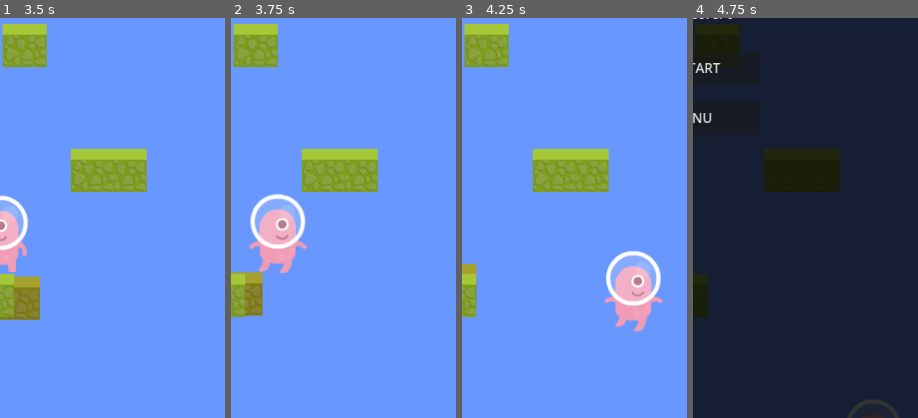
Above: before the commit, frames 1-4 (left to right).
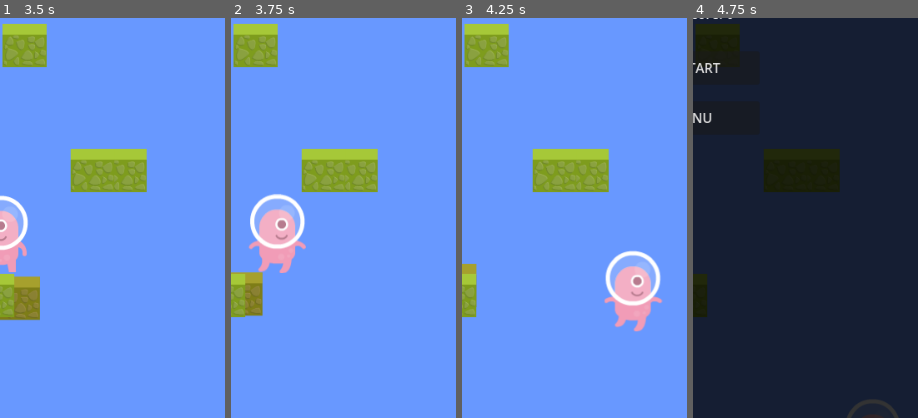
Above: after the commit, the same moments.

Repository: jeanleonhirwa/hopnsplat
Game: Godot game, scene res://scenes/Main.tscn
Two runs of this game, one before a commit and one after it. Both use one fixed random seed, a clock stepped at 60 frames per second and the inputs below.
Inputs (mouse positions are % of the whole screen's width and height, from its top left):
- Up to frame 1 (3.5 s): move the mouse to (72, 45) at 0.52 s; hold Right (ui_right) 0.53-1.25 s; click (72, 45) at 0.67 s; tap Space (jump_up) at 0.77 s; drag from (30, 55) to (45, 70) at 1.27 s; move the mouse to (60, 28) at 2.02 s; hold Left (ui_left) 2.03-2.75 s; drag from (45, 70) to (20, 35) at 2.77 s
- Up to frame 2 (3.75 s): move the mouse to (80, 65) at 3.52 s; hold Right (ui_right) from 3.53 s (still down)
- Up to frame 3 (4.25 s): keep holding Right (ui_right); tap Space (jump_up) at 3.77 s
- Up to frame 4 (4.75 s): release Right (ui_right) at 4.25 s; drag from (20, 35) to (35, 25) at 4.27 s
The pictures show only the part of the screen within x 50-100%, y 50-100%; the shares and areas given below are measured in that part.

Frame 1 is identical in both runs. In frame 2, 0.4% of the frame differs, in the area x 8-34%, y 45-64%; in frame 3, 0.4%; in frame 4, less than 0.1%.

Commit message:
Fifth commit: Added splat obstacle

Diff:
--- a/project.godot
+++ b/project.godot
@@ -19,6 +19,7 @@
 
 window/size/viewport_width=540
 window/size/viewport_height=960
+window/size/mode=1
 window/stretch/mode="viewport"
 window/stretch/aspect="expand"
 window/handheld/orientation=1
--- /dev/null
+++ b/scenes/splat_obstacle.tscn
@@ -0,0 +1,23 @@
+[gd_scene load_steps=4 format=3 uid="uid://bxm8lan7p2q6t"]
+
+[ext_resource type="Texture2D" uid="uid://ng83a6u76uri" path="res://assets/enemies/pngtree-corona-virus-covid-19-icon-vector-sign-and-symbol-png-image_4670855.png" id="2_e7kp4"]
+[ext_resource type="Script" uid="uid://btkoyggnxdjmi" path="res://scripts/splat_obstacle.gd" id="2_splat_script"]
+
+[sub_resource type="RectangleShape2D" id="RectangleShape2D_spike"]
+size = Vector2(40, 40)
+
+[node name="SplatObstacle" type="Area2D"]
+collision_layer = 4
+script = ExtResource("2_splat_script")
+
+[node name="Sprite2D" type="Sprite2D" parent="."]
+modulate = Color(1, 0.2, 0.2, 1)
+scale = Vector2(0.2, 0.2)
+texture = ExtResource("2_e7kp4")
+
+[node name="CollisionShape2D" type="CollisionShape2D" parent="."]
+shape = SubResource("RectangleShape2D_spike")
+
+[node name="AnimationPlayer" type="AnimationPlayer" parent="."]
+
+[node name="WarningEffect" type="Node2D" parent="."]
--- a/scripts/platform_spawner.gd
+++ b/scripts/platform_spawner.gd
@@ -2,7 +2,10 @@
 
 @export var platform_scene: PackedScene
 @export var moving_platform_scene: PackedScene = preload("res://scenes/moving_platform.tscn")
+@export var splat_obstacle_scene: PackedScene = preload("res://scenes/splat_obstacle.tscn")
 @export var moving_platform_chance: float = 0.3  # 30% chance to spawn moving platform
+@export var obstacle_score_threshold: int = 70  # Score when obstacles start appearing
+@export var max_obstacle_chance: float = 0.6  # Maximum obstacle chance at high scores
 @export var vertical_spacing: float = 150  # Increased spacing between platforms
 @export var horizontal_range: float = 200  # Increased horizontal variation
 @export var initial_platform_count: int = 8
@@ -11,6 +14,7 @@
 var last_platform_y = 800.0  # Start spawning above initial player position
 var camera: Node2D
 var platforms := []
+var obstacles := []  # Track splat obstacles
 
 func _ready():
 	if camera_path != null:
@@ -32,20 +36,31 @@
 		last_platform_y -= vertical_spacing  # Move up (negative Y)
 		spawn_platform(last_platform_y)
 
-	# Remove platforms way below camera (positive Y direction)
+	# Remove platforms and obstacles way below camera (positive Y direction)
 	var remove_distance = camera.global_position.y + 600  # Remove platforms below camera
 	var platforms_to_remove = []
+	var obstacles_to_remove = []
 
 	for platform in platforms:
 		if platform != null and is_instance_valid(platform):
 			if platform.global_position.y > remove_distance:
 				platforms_to_remove.append(platform)
 
-	# Remove old platforms
+	for obstacle in obstacles:
+		if obstacle != null and is_instance_valid(obstacle):
+			if obstacle.global_position.y > remove_distance:
+				obstacles_to_remove.append(obstacle)
+
+	# Remove old platforms and obstacles
 	for platform in platforms_to_remove:
 		platforms.erase(platform)
 		if platform.get_parent():
 			platform.queue_free()
+
+	for obstacle in obstacles_to_remove:
+		obstacles.erase(obstacle)
+		if obstacle.get_parent():
+			obstacle.queue_free()
 
 func spawn_platform(y):
 	if platform_scene == null:
@@ -95,3 +110,67 @@
 
 	add_child(platform)
 	platforms.append(platform)
+
+	# Randomly spawn splat obstacles based on progressive difficulty
+	var current_obstacle_chance = calculate_obstacle_chance()
+	print("DEBUG: Obstacle chance calculated: ", current_obstacle_chance)
+	if current_obstacle_chance > 0 and randf() < current_obstacle_chance:
+		print("DEBUG: Spawning splat obstacle!")
+		spawn_splat_obstacle(y)
+
+func spawn_splat_obstacle(y):
+	"""Spawn a splat obstacle at the given Y position"""
+	if splat_obstacle_scene == null:
+		push_error("Splat obstacle scene not assigned!")
+		return
+
+	var obstacle = splat_obstacle_scene.instantiate()
+	var screen_width = get_viewport_rect().size.x
+	var margin = 60
+
+	# Random horizontal position
+	var x = randf_range(margin, screen_width - margin)
+
+	# Random obstacle type
+	var obstacle_types = [0, 1, 2, 3]  # SPIKE, BOUNCER, ROTATOR, FALLING
+	var random_type = obstacle_types[randi() % obstacle_types.size()]
+
+	# Position the obstacle
+	obstacle.position = Vector2(x, y - 50)  # Slightly above platform
+
+	# Set the obstacle type
+	obstacle.set_splat_type(random_type)
+
+	add_child(obstacle)
+	obstacles.append(obstacle)
+
+func calculate_obstacle_chance() -> float:
+	"""Calculate obstacle spawn chance based on current score"""
+	# Get current score from main game
+	var main_game = get_node("/root/Main")
+	if not main_game:
+		return 0.0
+
+	var current_score = main_game.current_score
+	print("DEBUG: Current score for obstacle calculation: ", current_score)
+
+	# Progressive difficulty based on score ranges
+	if current_score < 70:
+		return 0.0  # 0% obstacles
+	elif current_score < 110:
+		return 0.09  # 9% obstacles
+	elif current_score < 180:
+		return 0.15  # 15% obstacles
+	elif current_score < 250:
+		return 0.24  # 24% obstacles
+	elif current_score < 320:
+		return 0.31  # 31% obstacles
+	elif current_score < 390:
+		return 0.40  # 40% obstacles
+	elif current_score < 500:
+		return 0.45  # 45% obstacles
+	else:
+		# 45-60% obstacles with gradual increase after 500
+		var score_above_500 = current_score - 500
+		var additional_chance = (score_above_500 / 1000.0) * 0.15  # +15% over 1000 points
+		return min(0.45 + additional_chance, max_obstacle_chance)
--- a/scripts/player.gd
+++ b/scripts/player.gd
@@ -9,6 +9,9 @@
 @onready var sprite: AnimatedSprite2D = $AnimatedSprite2D
 var touch_direction := 0
 var was_on_floor := false
+var platform_velocity := Vector2.ZERO
+var last_platform_position := Vector2.ZERO
+var current_platform: Node2D = null
 
 func _ready() -> void:
 	set_process_unhandled_input(true)
@@ -22,6 +25,9 @@
 		# Player just landed - emit signal with platform Y position
 		emit_signal("platform_landed", global_position.y)
 	was_on_floor = current_on_floor
+
+	# Handle platform physics
+	handle_platform_movement()
 
 	# Apply gravity
 	if not is_on_floor():
@@ -48,7 +54,13 @@
 		direction -= 3
 	if Input.is_action_pressed("ui_right"):
 		direction += 3
-	velocity.x = direction * move_speed
+	# Apply horizontal movement with platform consideration
+	if is_on_floor() and current_platform:
+		# Add player input to platform movement
+		velocity.x = (direction * move_speed) + platform_velocity.x
+	else:
+		# Normal air movement
+		velocity.x = direction * move_speed
 
 	# Get screen width (works on all phones)
 	var screen_size = get_viewport_rect().size
@@ -70,6 +82,39 @@
 
 
 
+func handle_platform_movement():
+	"""Handle realistic physics interaction with moving platforms"""
+	var new_platform_velocity = Vector2.ZERO
+	var found_platform = null
+
+	if is_on_floor():
+		# Check what we're standing on
+		for i in get_slide_collision_count():
+			var collision = get_slide_collision(i)
+			var collider = collision.get_collider()
+
+			# Check if this is a moving platform by looking for MovingPlatform script
+			if collider and collider.get_script() and "moving_platform" in str(collider.get_script().get_path()):
+				found_platform = collider
+
+				# Calculate platform velocity by tracking position changes
+				if current_platform == collider and last_platform_position != Vector2.ZERO:
+					new_platform_velocity = (collider.global_position - last_platform_position) / get_physics_process_delta_time()
+					# Smooth the velocity to avoid jitter
+					new_platform_velocity = platform_velocity.lerp(new_platform_velocity, 0.3)
+
+				last_platform_position = collider.global_position
+				break
+
+	# Update platform tracking
+	current_platform = found_platform
+	if current_platform:
+		platform_velocity = new_platform_velocity
+	else:
+		# Gradually reduce platform velocity when not on platform
+		platform_velocity = platform_velocity.lerp(Vector2.ZERO, 0.1)
+		last_platform_position = Vector2.ZERO
+
 func _unhandled_input(event):
 	var _is_touching := false
 	var _touch_position := Vector2.ZERO
--- /dev/null
+++ b/scripts/splat_obstacle.gd
@@ -0,0 +1,125 @@
+extends Area2D
+
+# Splat obstacle types
+enum SplatType { SPIKE, BOUNCER, ROTATOR, FALLING }
+
+# Configuration
+@export var splat_type: SplatType = SplatType.SPIKE
+@export var movement_speed: float = 100.0
+@export var movement_range: float = 80.0
+@export var rotation_speed: float = 180.0  # degrees per second
+
+# Internal variables
+var start_position: Vector2
+var movement_direction: Vector2 = Vector2(1, 0)
+var moving_right: bool = true
+
+# Node references
+@onready var sprite = $Sprite2D
+@onready var collision_shape = $CollisionShape2D
+@onready var animation_player = $AnimationPlayer
+
+func _ready():
+	# Connect collision signal
+	body_entered.connect(_on_body_entered)
+
+	# Store starting position
+	start_position = global_position
+
+	# Configure based on splat type
+	setup_splat_type()
+
+func setup_splat_type():
+	"""Configure obstacle based on its type"""
+	match splat_type:
+		SplatType.SPIKE:
+			# Static red spikes
+			sprite.modulate = Color(1, 0.2, 0.2, 1)
+			sprite.rotation_degrees = 45  # Diamond shape for spikes
+
+		SplatType.BOUNCER:
+			# Orange bouncing obstacle
+			sprite.modulate = Color(1, 0.6, 0.2, 1)
+			movement_direction = Vector2(0, 1)  # Vertical movement
+
+		SplatType.ROTATOR:
+			# Purple rotating obstacle
+			sprite.modulate = Color(0.8, 0.2, 1, 1)
+
+		SplatType.FALLING:
+			# Yellow falling obstacle
+			sprite.modulate = Color(1, 1, 0.2, 1)
+			movement_direction = Vector2(0, 1)  # Falls downward
+
+func _physics_process(delta):
+	match splat_type:
+		SplatType.SPIKE:
+			# Static - no movement
+			pass
+
+		SplatType.BOUNCER:
+			# Bounce up and down
+			bounce_movement(delta)
+
+		SplatType.ROTATOR:
+			# Rotate continuously
+			sprite.rotation_degrees += rotation_speed * delta
+
+		SplatType.FALLING:
+			# Fall downward continuously
+			global_position.y += movement_speed * delta
+			# Remove if fallen too far below screen
+			if global_position.y > get_viewport_rect().size.y + 200:
+				queue_free()
+
+func bounce_movement(delta):
+	"""Handle bouncing movement for BOUNCER type"""
+	var target_position: Vector2
+
+	if moving_right:
+		target_position = start_position + (movement_direction * movement_range)
+	else:
+		target_position = start_position - (movement_direction * movement_range)
+
+	# Move towards target
+	var direction_to_target = (target_position - global_position).normalized()
+	global_position += direction_to_target * movement_speed * delta
+
+	# Check if reached target
+	if global_position.distance_to(target_position) < 5.0:
+		moving_right = !moving_right
+
+func _on_body_entered(body):
+	"""Handle collision with player"""
+	if body.name == "Player":
+		# Trigger splat effect
+		trigger_splat(body)
+
+func trigger_splat(_player):
+	"""Trigger the splat effect and game over"""
+	print("SPLAT! Player hit obstacle of type: ", SplatType.keys()[splat_type])
+
+	# Get the main game manager
+	var main_game = get_tree().get_first_node_in_group("game_manager")
+	if not main_game:
+		main_game = get_node("/root/Main")
+
+	if main_game and main_game.has_method("trigger_game_over"):
+		main_game.trigger_game_over()
+
+	# Optional: Add splat visual effect here
+	create_splat_effect()
+
+func create_splat_effect():
+	"""Create visual splat effect"""
+	# Simple scale animation for splat effect
+	var tween = create_tween()
+	tween.parallel().tween_property(sprite, "scale", Vector2(1.5, 1.5), 0.2)
+	tween.parallel().tween_property(sprite, "modulate:a", 0.0, 0.3)
+	tween.tween_callback(queue_free)
+
+func set_splat_type(type: SplatType):
+	"""Set the splat obstacle type"""
+	splat_type = type
+	if is_inside_tree():
+		setup_splat_type()
Binary file added: assets/enemies/pngtree-corona-virus-covid-19-icon-vector-sign-and-symbol-png-image_4670855.png
Not shown, added: assets/enemies/pngtree-corona-virus-covid-19-icon-vector-sign-and-symbol-png-image_4670855.png.import
Not shown, added: scripts/splat_obstacle.gd.uid
